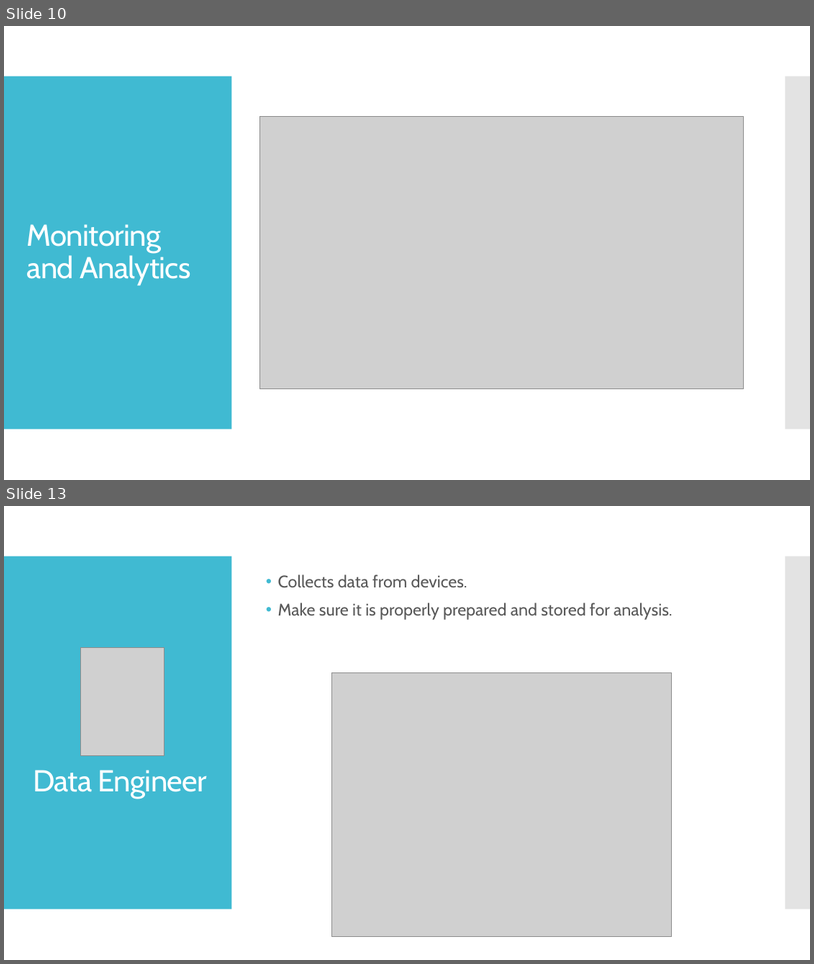
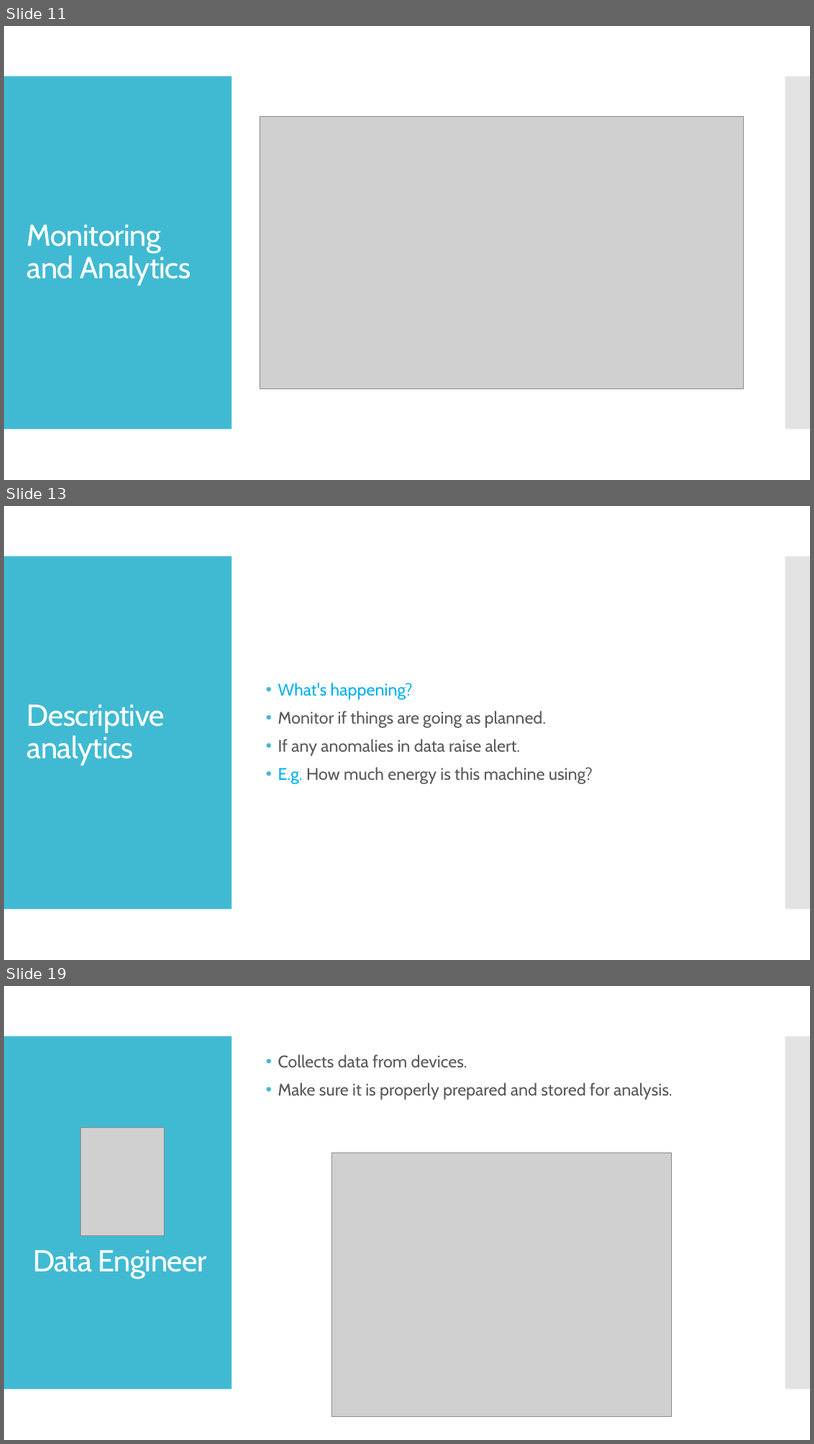
Before and after one commit to dinesarun/common, a slide deck: sessions/ChennaiAzureUserGroup/Databricks_IOT_Analytics/IOT-ML-Azure.pptx. Shown one above the other, each under a label of ours: slides 10 and 13 before the commit, slides 11, 13 and 19 after it; the slides between them are not shown. The pictures are 814x964 and 814x1444 pixels, drawn with LibreOffice and Linux fonts; fonts in the diff are those of the drawing; grey boxes stand for pictures. Boxes give left, top, right and bottom in pixels: in the first picture for what was removed or moved away, otherwise in the second. Text is boxed around its words. In the diff, an @@ line names an element or a change of style, - is before the commit and + after.

```diff
--- a/sessions/ChennaiAzureUserGroup/Databricks_IOT_Analytics/IOT-ML-Azure.pptx
+++ b/sessions/ChennaiAzureUserGroup/Databricks_IOT_Analytics/IOT-ML-Azure.pptx
@@ slide 13 added at (4,506,810,960), background #FFFFFF; not listed: 2 template elements that a slide beside it also shows @@
@@ text added at (278,682,593,784), 20 pt, text #595959 @@
+• What's happening?
+• Monitor if things are going as planned.
+• If any anomalies in data raise alert.
+• E.g. How much energy is this machine using?
@@ title added at (27,704,165,765), 36 pt, text #FFFFFF @@
+Descriptive analytics
@@ what was slide 10 is now slide 11 @@
@@ what was slide 13 is now slide 19 @@
```
Also in this commit, not shown: 11 slides changed, 9 other slides added, 2 slides removed.
